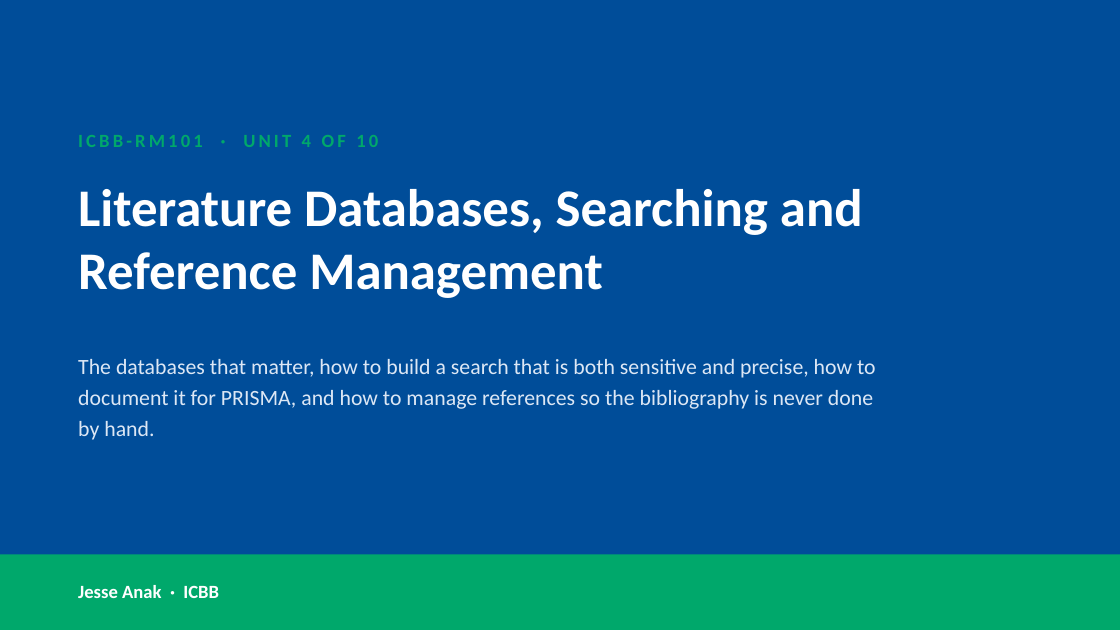
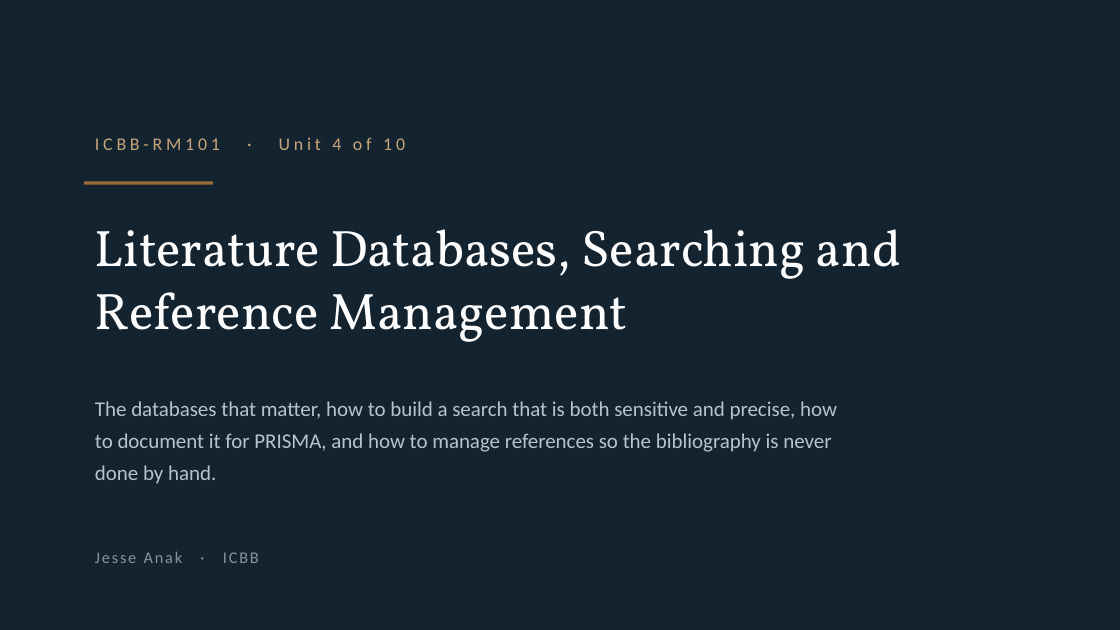
Before and after one commit to JesseAnak7534/ICBB, a slide deck: slide 56 of icbb-website/materials/research-methods/research-methods-slides.pptx. Drawn at 1120x630 pixels with LibreOffice and Linux fonts; fonts in the diff are those of the drawing; background and template pictures are left out. Boxes give left, top, right and bottom in pixels: in the first picture for what was removed or moved away, otherwise in the second. Text is boxed around its words. In the diff, an @@ line names an element or a change of style, - is before the commit and + after.

Commit message:
Ship PowerPoint only for slides, and redesign the materials typography
Two complaints, both fair.

Slides were HTML as well as PowerPoint
- The generator wrote 23 HTML slide decks alongside the .pptx files, so the
  folder looked like a pile of web pages. Slides are now PowerPoint only.
- The HTML used to lay out the PDFs is an intermediate and goes to a scratch
  directory. The generator also deletes anything that is not .pptx or .pdf
  from materials/, so stale formats cannot accumulate.
- materials/ went from 46 files to 23: 11 decks and 12 PDFs.
- The API no longer serves .html at all — serving arbitrary HTML from a path
  parameter was a liability once nothing needed it.

The design looked generated
- Dropped the blue-to-green gradient, the rounded accent bar and the circular
  badges. Title slides are now one solid ink ground with a single bronze rule;
  content slides lead with a serif heading over a short rule.
- Typography is Constantia for reading text and Corbel for labels and tables,
  in the decks and the PDFs alike, so the two formats read as one set.
- Bullets are an en dash rather than a filled disc; tables use hairline rules
  instead of banded fills; the palette is ink and bronze on paper.
- Handouts gained a proper masthead, an italic standfirst and a running foot.

Fonts: web fonts were tried and abandoned. Only a family already in Chrome's
cache rendered — Spectral came through while IBM Plex Sans, Archivo, Source
Sans 3, Work Sans and Karla all silently fell back — so the same source
produced different PDFs on different runs. Constantia and Corbel ship with
Windows and Office, embed into the PDF, and are what the decks use, so the
build is reproducible.

Verified: Constantia and Corbel both embedded in the PDFs; decks pass a full
XML well-formedness check across 100 parts with 48 native bullet paragraphs
and no drawn-shape text.

```diff
--- a/icbb-website/materials/research-methods/research-methods-slides.pptx
+++ b/icbb-website/materials/research-methods/research-methods-slides.pptx
@@ background #004D99 to #132330 @@
@@ text at (95, 137, 405, 150): text changed; size 12 to 11.5 pt; text colour #00A86B to #C8A67B; bold off @@
-ICBB-RM101 · UNIT 4 OF 10
+ICBB-RM101 · Unit 4 of 10
@@ text "Literature Databases, Searching and Reference ...": place and size @@
-text "Literature Databases, Searching and Reference ..." at (78, 189, 863, 298)
+text "Literature Databases, Searching and Reference ..." at (95, 229, 901, 342)
@@ text "Literature Databases, Searching and Reference ..." at (95, 229, 901, 342): size 34 to 33 pt, font Calibri to Vollkorn, bold off; line spacing 1 to 1.02 @@
@@ rectangle added at (84, 181, 213, 185), fill #9A6A3C @@
@@ text "The databases that matter, how ...": place and size @@
-text "The databases that matter, how ..." at (78, 359, 876, 440)
+text "The databases that matter, how ..." at (95, 401, 837, 484)
@@ text "The databases that matter, how ..." at (95, 401, 837, 484): size 14 to 13.5 pt, text colour #DCE7F5 to #B9C2CB; line spacing 1.2 to 1.28 @@
@@ rectangle removed at (0, 554, 1120, 630) @@
@@ text "Jesse Anak · ICBB": place and size @@
-text "Jesse Anak · ICBB" at (78, 585, 219, 598)
+text "Jesse Anak · ICBB" at (95, 552, 259, 563)
@@ text "Jesse Anak · ICBB" at (95, 552, 259, 563): size 12 to 10.5 pt, text colour #FFFFFF to #8894A0, letter spacing 0 to 1.2 pt, bold off @@
```
Also in this commit, not shown: 185 other slides changed, 49 other files.
